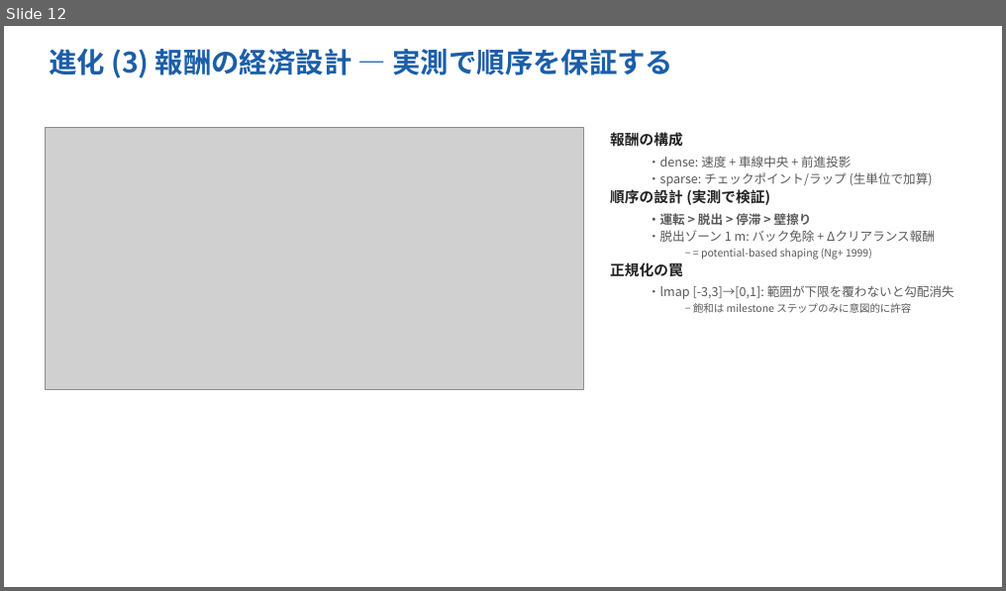
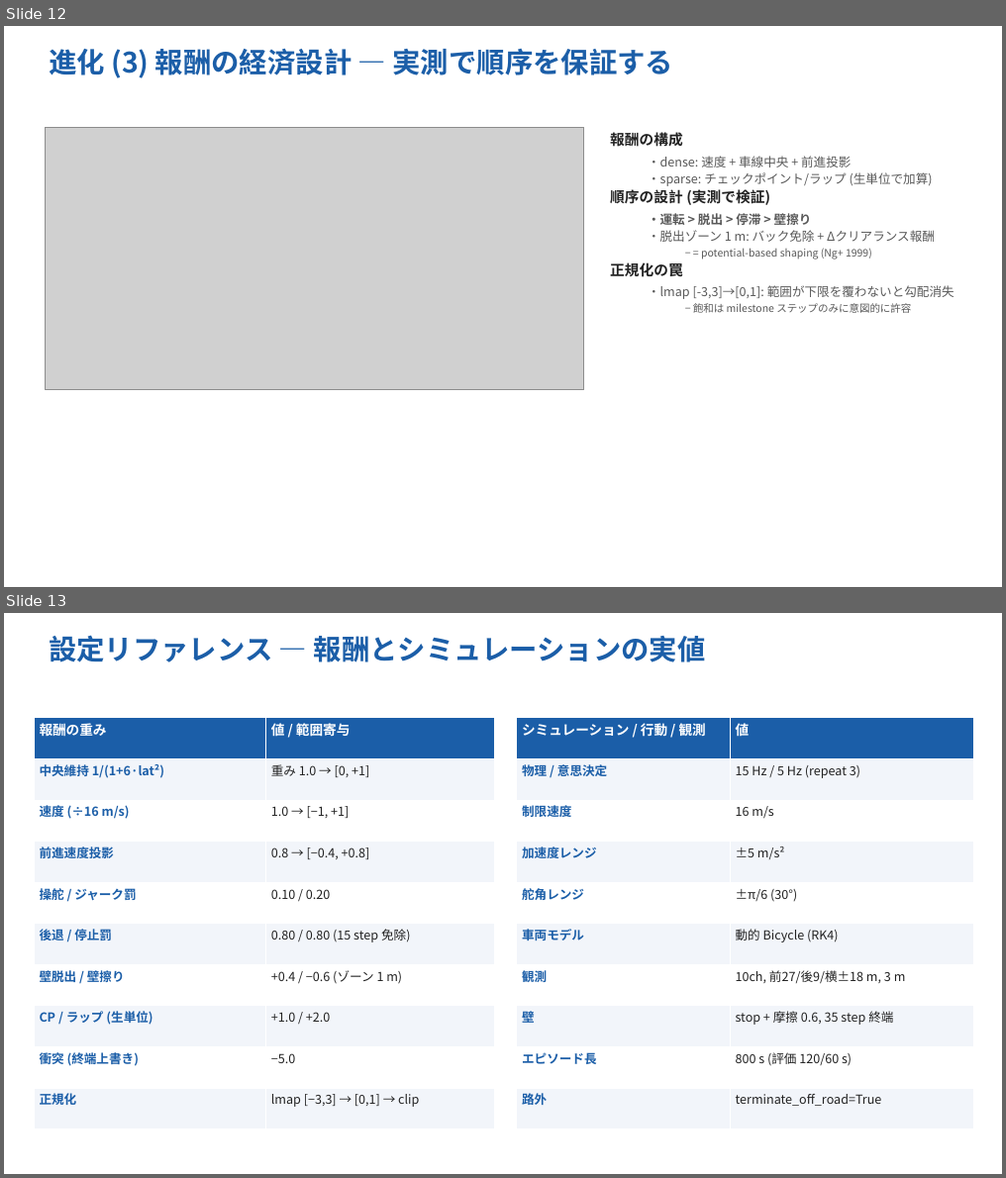
Before and after one commit to Evergarden0101/CircuitAgents, a slide deck: docs/CircuitAgents_intro_ja.pptx. Shown one above the other, each under a label of ours: slide 12 before the commit, slides 12 and 13 after it. The pictures are 1006x591 and 1006x1178 pixels, drawn with LibreOffice and Linux fonts; fonts in the diff are those of the drawing; grey boxes stand for pictures. Boxes give left, top, right and bottom in pixels: in the first picture for what was removed or moved away, otherwise in the second. Text is boxed around its words. In the diff, an @@ line names an element or a change of style, - is before the commit and + after.

```diff
--- a/docs/CircuitAgents_intro_ja.pptx
+++ b/docs/CircuitAgents_intro_ja.pptx
@@ slide 13 added at box(4, 613, 1002, 1174), background #FFFFFF @@
@@ text added at box(49, 635, 706, 663), 27 pt, text #1B5EA8, bold @@
+設定リファレンス — 報酬とシミュレーションの実値
@@ table added at box(34, 718, 494, 1130), 10 rows, 2 columns @@
+報酬の重み | 値 / 範囲寄与
+中央維持 1/(1+6·lat²) | 重み 1.0 → [0, +1]
+速度 (÷16 m/s) | 1.0 → [−1, +1]
+前進速度投影 | 0.8 → [−0.4, +0.8]
+操舵 / ジャーク罰 | 0.10 / 0.20
+後退 / 停止罰 | 0.80 / 0.80 (15 step 免除)
+壁脱出 / 壁擦り | +0.4 / −0.6 (ゾーン 1 m)
+CP / ラップ (生単位) | +1.0 / +2.0
+衝突 (終端上書き) | −5.0
+正規化 | lmap [−3,3] → [0,1] → clip
@@ table added at box(517, 718, 973, 1130), 10 rows, 2 columns @@
+シミュレーション / 行動 / 観測 | 値
+物理 / 意思決定 | 15 Hz / 5 Hz (repeat 3)
+制限速度 | 16 m/s
+加速度レンジ | ±5 m/s²
+舵角レンジ | ±π/6 (30°)
+車両モデル | 動的 Bicycle (RK4)
+観測 | 10ch, 前27/後9/横±18 m, 3 m
+壁 | stop + 摩擦 0.6, 35 step 終端
+エピソード長 | 800 s (評価 120/60 s)
+路外 | terminate_off_road=True
```
Also in this commit, not shown: 1 other file.
